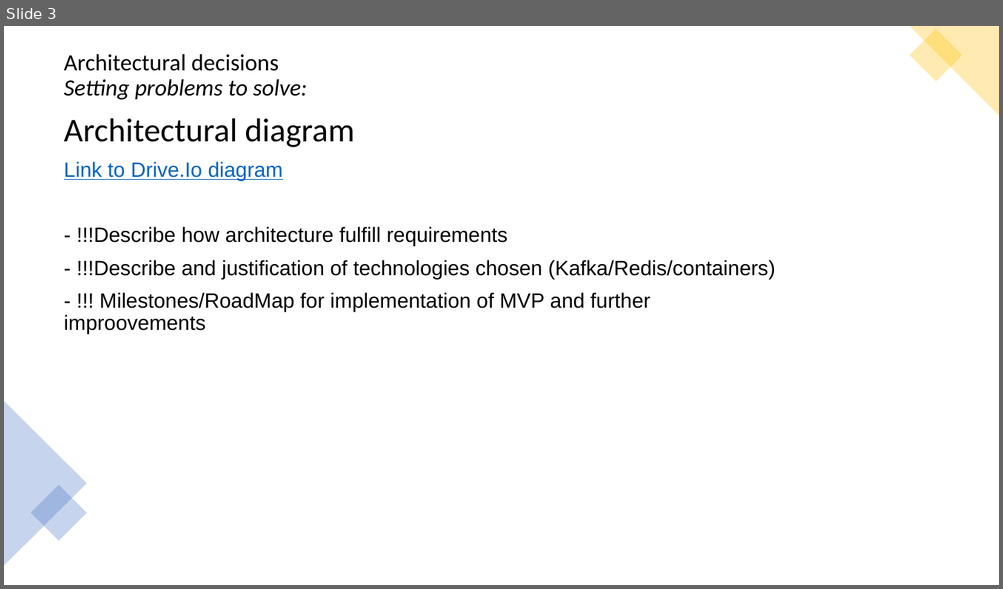
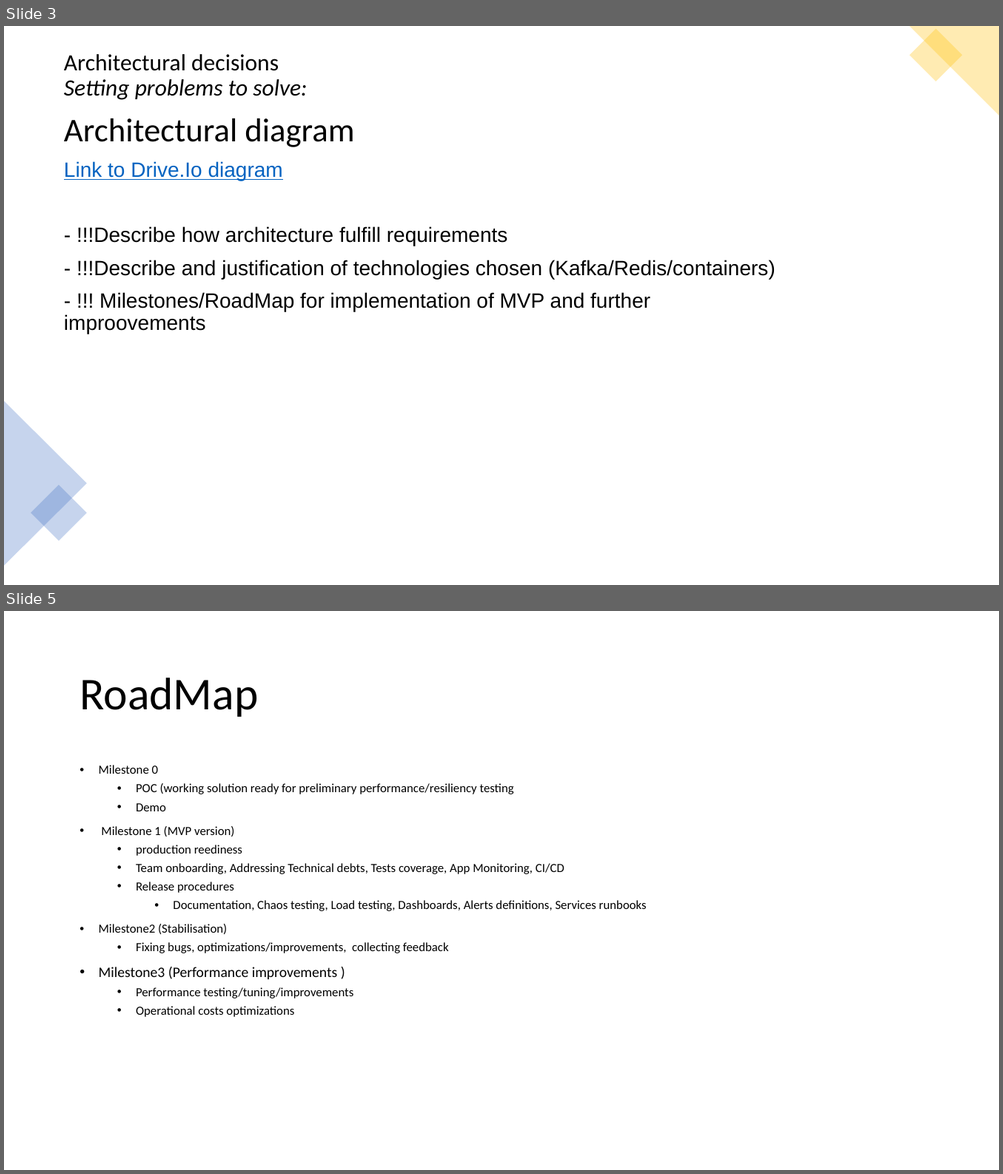
Before and after one commit to AZaslon/SortingService, a slide deck: Docs/Sorting service.pptx. Shown one above the other, each under a label of ours: slide 3 before the commit, slides 3 and 5 after it; the slides between them are not shown. The pictures are 1003x589 and 1003x1174 pixels, drawn with LibreOffice and Linux fonts; fonts in the diff are those of the drawing. Boxes give left, top, right and bottom in pixels: in the first picture for what was removed or moved away, otherwise in the second. Text is boxed around its words. In the diff, an @@ line names an element or a change of style, - is before the commit and + after.

Commit message:
Doc updates

```diff
--- a/Docs/Sorting service.pptx
+++ b/Docs/Sorting service.pptx
@@ slide 5 added at box(4, 611, 999, 1170), background #FFFFFF @@
@@ title added at box(79, 678, 258, 717), 44 pt, text #000000 @@
+RoadMap
@@ text added at box(99, 765, 646, 1017), 12 pt, text #000000 @@
+• Milestone 0
+  • POC (working solution ready for preliminary performance/resiliency testing
+  • Demo
+• Milestone 1 (MVP version)
+  • production reediness
+  • Team onboarding, Addressing Technical debts, Tests coverage, App Monitoring, CI/CD
+  • Release procedures
+    • Documentation, Chaos testing, Load testing, Dashboards, Alerts definitions, Services runbooks
+• Milestone2 (Stabilisation)
+  • Fixing bugs, optimizations/improvements, collecting feedback
+• Milestone3 (Performance improvements )
+  • Performance testing/tuning/improvements
+  • Operational costs optimizations
```
Also in this commit, not shown: 1 slide changed.
